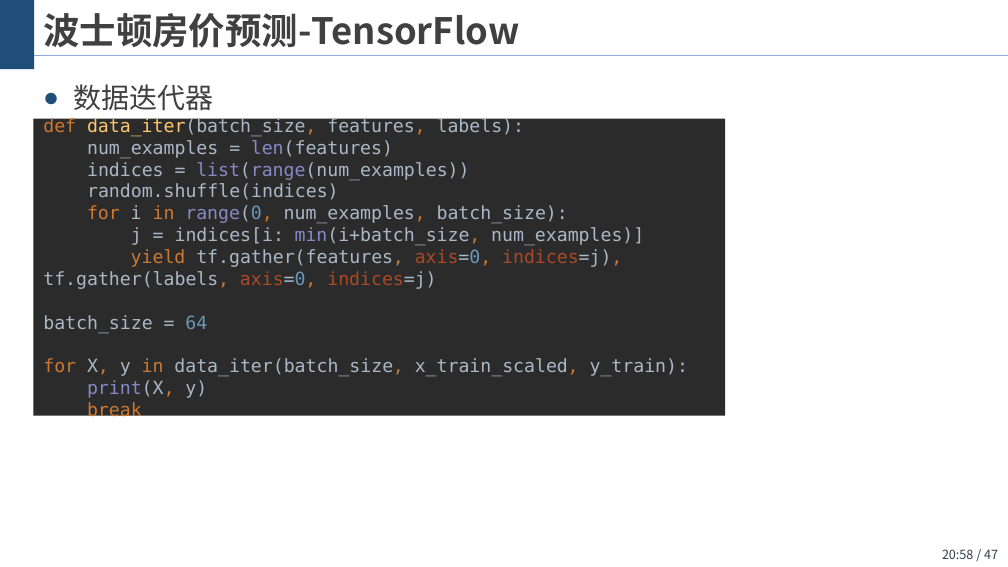
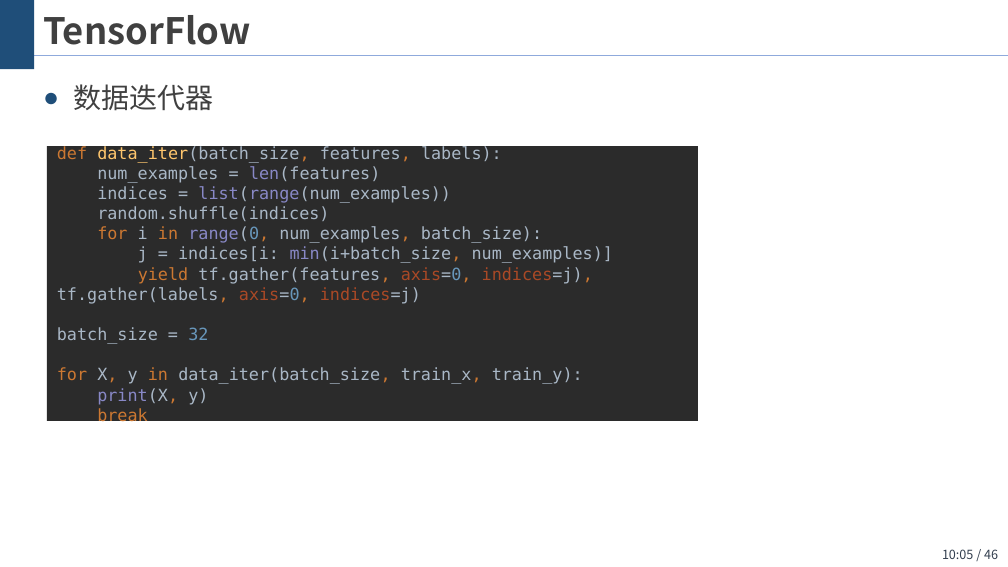
Before and after one commit to wangjin0818/Artificial_Intelligence_2021, a slide deck: slide 46 of chapter 03 - Logistic regression/逻辑斯蒂回归.pptx (slide 47 before the commit). Drawn at 1008x567 pixels with LibreOffice and Linux fonts; fonts in the diff are those of the drawing; background and template pictures are left out. Boxes give left, top, right and bottom in pixels: in the first picture for what was removed or moved away, otherwise in the second. Text is boxed around its words. In the diff, an @@ line names an element or a change of style, - is before the commit and + after.

```diff
--- a/chapter 03 - Logistic regression/逻辑斯蒂回归.pptx
+++ b/chapter 03 - Logistic regression/逻辑斯蒂回归.pptx
@@ title at [43, 15, 251, 45]: text changed @@
-波士顿房价预测-TensorFlow
+TensorFlow
@@ rectangle "def data_iter(batch_size, features, labels): num_examples ...": place and size @@
-rectangle "def data_iter(batch_size, features, labels): num_examples ..." at [33, 119, 725, 416]
+rectangle "def data_iter(batch_size, features, labels): num_examples ..." at [46, 146, 698, 421]
@@ text in rectangle at [57, 146, 613, 426]: text changed; size 13 to 12 pt @@
-def data_iter(batch_size, features, labels):
-num_examples = len(features)
-indices = list(range(num_examples))
-random.shuffle(indices)
-for i in range(0, num_examples, batch_size):
-j = indices[i: min(i+batch_size, num_examples)]
-yield tf.gather(features, axis=0, indices=j), tf.gather(labels, axis=0, indices=j)
-batch_size = 64
-for X, y in data_iter(batch_size, x_train_scaled, y_train):
-print(X, y)
-break
+def data_iter(batch_size, features, labels):
+num_examples = len(features)
+indices = list(range(num_examples))
+random.shuffle(indices)
+for i in range(0, num_examples, batch_size):
+j = indices[i: min(i+batch_size, num_examples)]
+yield tf.gather(features, axis=0, indices=j), tf.gather(labels, axis=0, indices=j)
+batch_size = 32
+for X, y in data_iter(batch_size, train_x, train_y):
+print(X, y)
+break
@@ page number at [942, 549, 998, 559]: text changed @@
-20:58 / 47
+10:05 / 46
```
Also in this commit, not shown: 11 other slides changed, 3 slides added, 7 slides removed.
